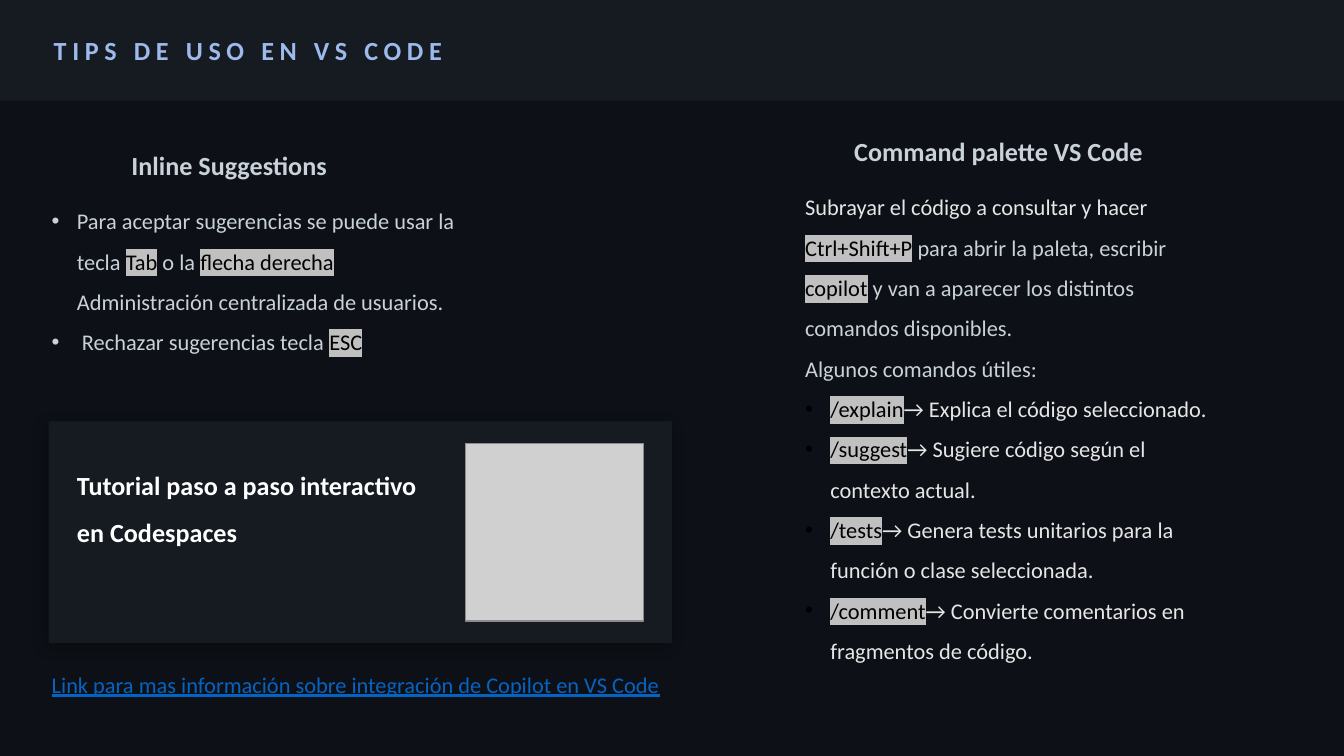
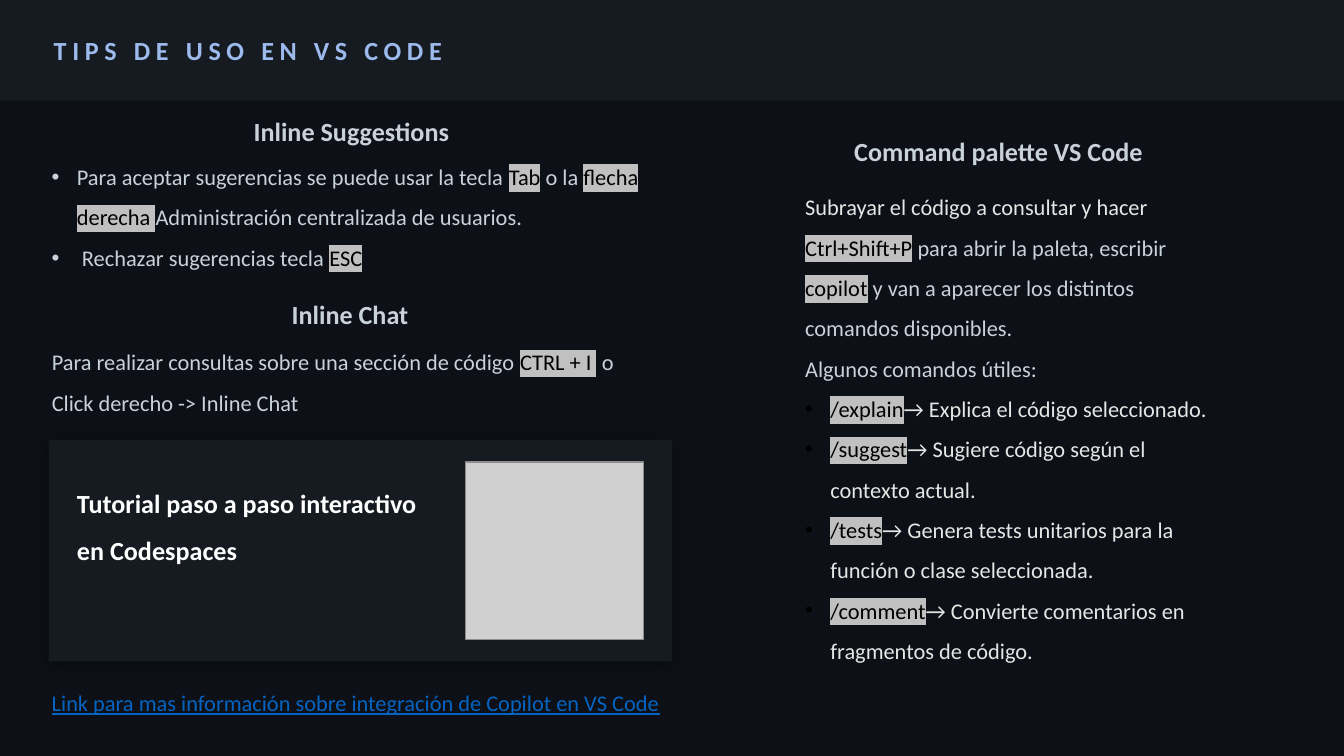
Before and after one commit to luciaviera/investigacion-GtiHubCopilot-FIS, a slide deck: slide 13 of presentacion.pptx. Drawn at 1344x756 pixels with LibreOffice and Linux fonts; fonts in the diff are those of the drawing; grey boxes stand for pictures. Boxes give left, top, right and bottom in pixels: in the first picture for what was removed or moved away, otherwise in the second. Text is boxed around its words. In the diff, an @@ line names an element or a change of style, - is before the commit and + after.

Commit message:
se agregaron tips inline chat

```diff
--- a/presentacion.pptx
+++ b/presentacion.pptx
@@ text "Inline Suggestions": place and size @@
-text "Inline Suggestions" at (131,156,326,180)
+text "Inline Suggestions" at (254,122,449,146)
@@ text "Para aceptar sugerencias se puede ..." rewrapped from (77,213,454,354) to (77,166,638,270) @@
@@ text added at (292,305,409,324), 14 pt, text #C9D1D9, bold @@
+Inline Chat
@@ text added at (52,354,614,411), 12 pt, text #C9D1D9 @@
+Para realizar consultas sobre una sección de código CTRL + I o Click derecho -> Inline Chat
@@ rectangle: place and size @@
-rectangle at (48,422,672,644)
+rectangle at (48,439,672,661)
@@ text "Tutorial paso a paso interactivo ...": place and size @@
-text "Tutorial paso a paso interactivo ..." at (77,476,416,546)
+text "Tutorial paso a paso interactivo ..." at (77,494,416,564)
@@ picture: place and size @@
-picture at (466,444,644,621)
+picture at (466,462,644,640)
@@ text "Link para mas información sobre ...": place and size @@
-text "Link para mas información sobre ..." at (52,677,659,697)
+text "Link para mas información sobre ..." at (52,695,659,715)
```
